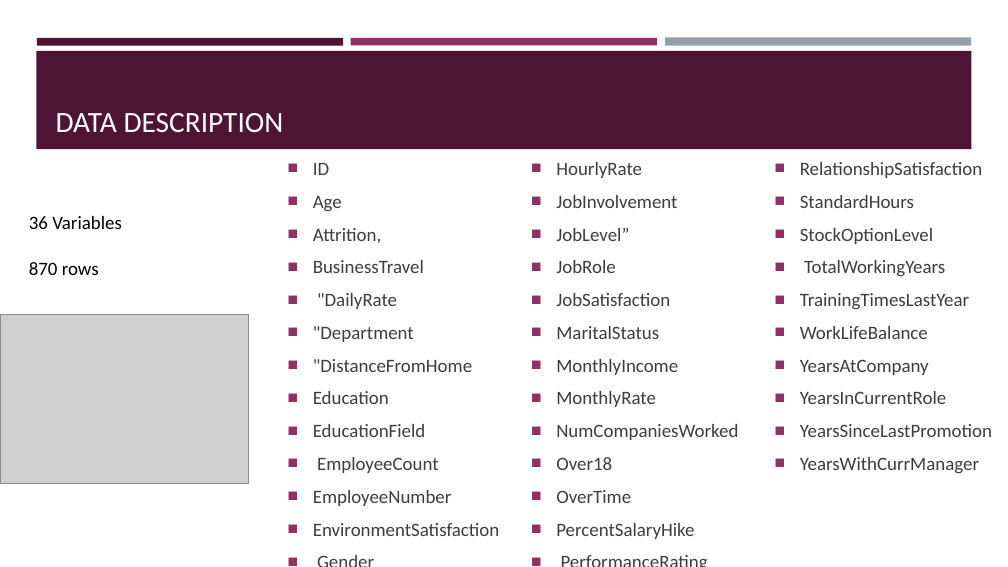
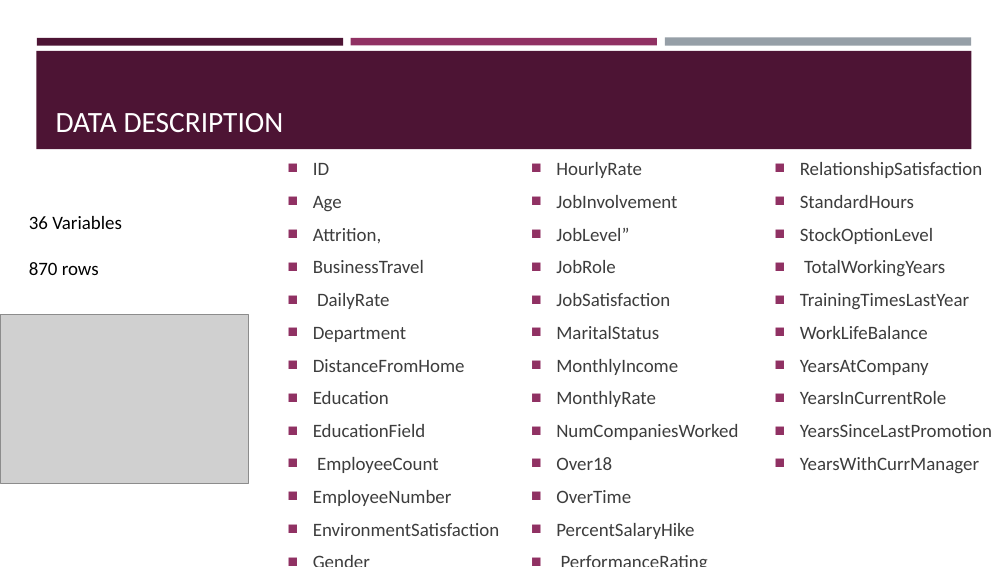
Before and after one commit to savorgnan5/CaseStudy2DDS-, a slide deck: slide 3 of Case_Study_2_Savorgnan.pptx. Drawn at 1008x567 pixels with LibreOffice and Linux fonts; fonts in the diff are those of the drawing; grey boxes stand for pictures. Boxes give left, top, right and bottom in pixels: in the first picture for what was removed or moved away, otherwise in the second. Text is boxed around its words. In the diff, an @@ line names an element or a change of style, - is before the commit and + after.

```diff
--- a/Case_Study_2_Savorgnan.pptx
+++ b/Case_Study_2_Savorgnan.pptx
@@ text at (313, 293, 465, 372): text changed @@
-■ "DailyRate
-■ "Department
-■ "DistanceFromHome
+■ DailyRate
+■ Department
+■ DistanceFromHome
```
Also in this commit, not shown: 2 other slides changed, 1 slide added, 2 other files.
